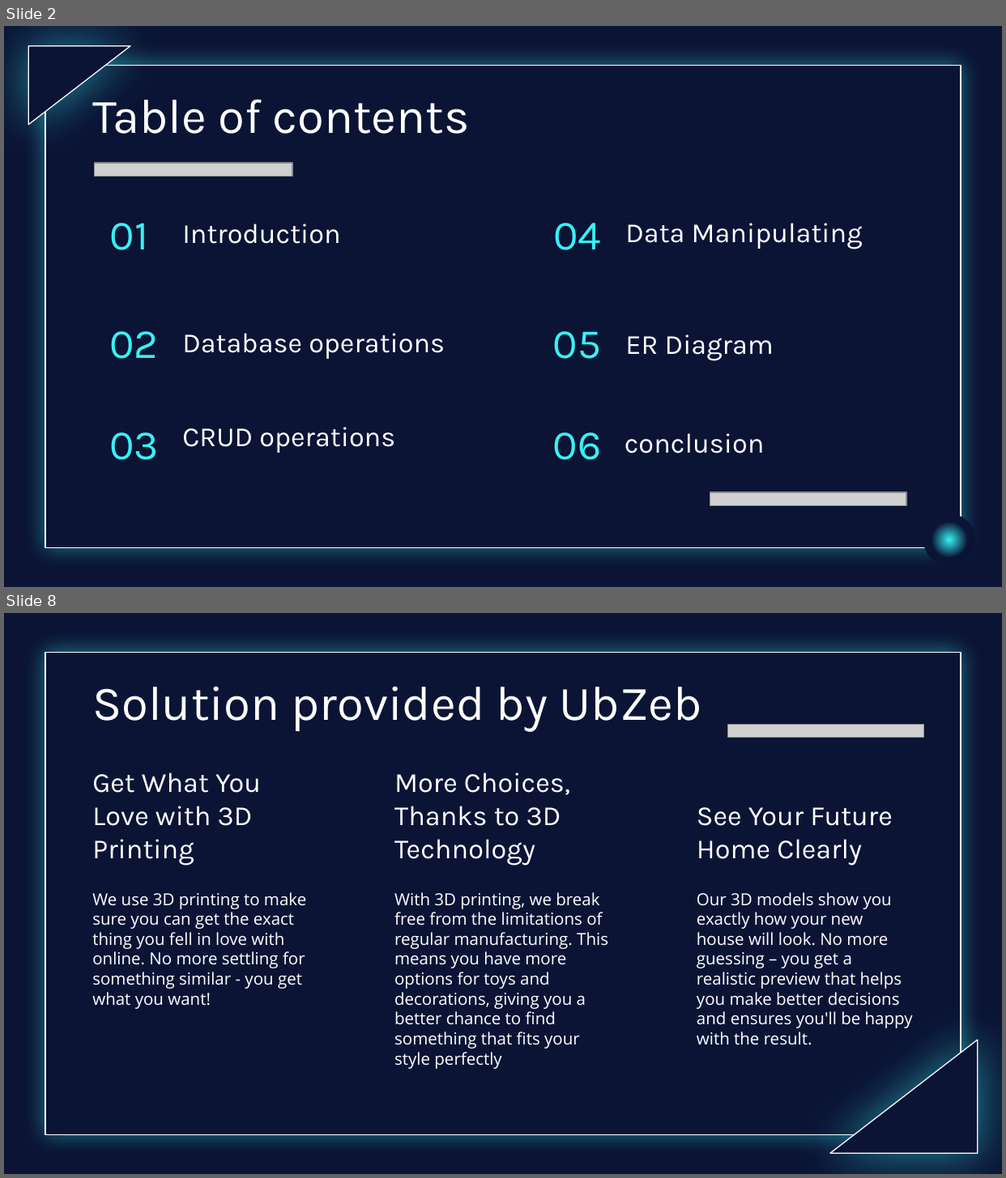
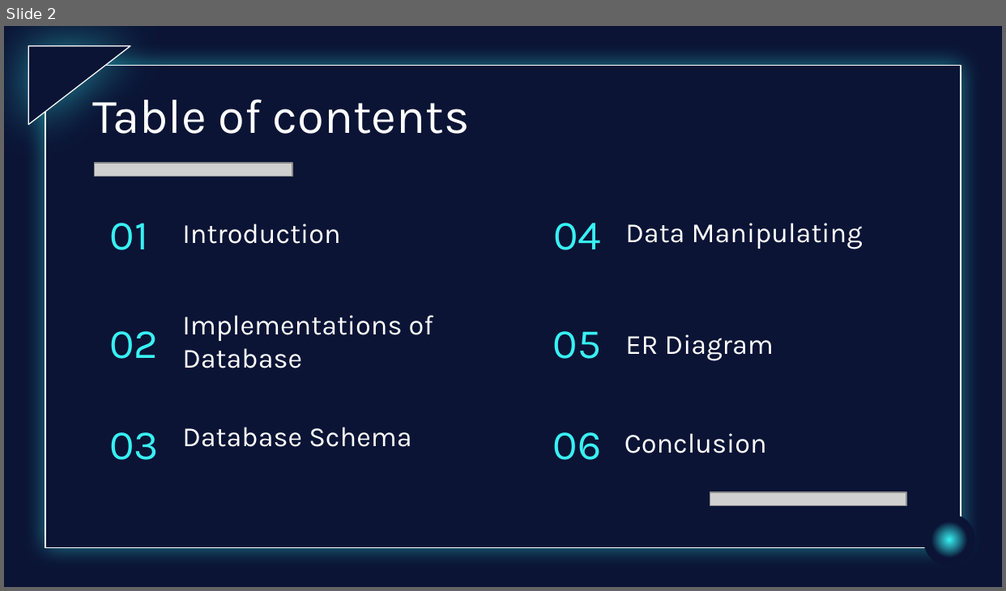
Before and after one commit to UbaidBinWaris/BSCS, a slide deck: BSCS 4B/DB lab/Project/DBMS lab presentation.pptx. Shown one above the other, each under a label of ours: slides 2 and 8 before the commit, slide 2 after it; the slides between them are not shown. The pictures are 1006x1178 and 1006x591 pixels, drawn with LibreOffice and Linux fonts; fonts in the diff are those of the drawing; grey boxes stand for pictures; background and template pictures are left out. Boxes give left, top, right and bottom in pixels: in the first picture for what was removed or moved away, otherwise in the second. Text is boxed around its words. In the diff, an @@ line names an element or a change of style, - is before the commit and + after.

```diff
--- a/BSCS 4B/DB lab/Project/DBMS lab presentation.pptx
+++ b/BSCS 4B/DB lab/Project/DBMS lab presentation.pptx
@@ slide 8 removed at [4, 613, 1002, 1174], background picture (left out); not listed: 1 template element that a slide beside it also shows @@
@@ title removed at [92, 686, 701, 731] @@
-Solution provided by UbZeb
@@ picture removed at [727, 724, 924, 737] @@
@@ subtitle removed at [92, 773, 261, 866] @@
-Get What You Love with 3D Printing
@@ subtitle removed at [394, 773, 570, 866] @@
-More Choices, Thanks to 3D Technology
@@ subtitle removed at [697, 807, 892, 866] @@
-See Your Future Home Clearly
@@ subtitle removed at [92, 892, 306, 1009] @@
-We use 3D printing to make sure you can get the exact thing you fell in love with online. No more settling for something similar - you get what you want!
@@ subtitle removed at [394, 892, 608, 1069] @@
-With 3D printing, we break free from the limitations of regular manufacturing. This means you have more options for toys and decorations, giving you a better chance to find something that fits your style perfectly
@@ subtitle removed at [697, 892, 913, 1046] @@
-Our 3D models show you exactly how your new house will look. No more guessing – you get a realistic preview that helps you make better decisions and ensures you'll be happy with the result.
@@ right triangle removed at [830, 1040, 978, 1154] @@
@@ slide 2 changed as well @@
@@ subtitle at [182, 315, 433, 369]: text changed @@
-Database operations
+Implementations of Database
@@ subtitle at [182, 427, 411, 447]: text changed @@
-CRUD operations
+Database Schema
@@ subtitle at [624, 433, 767, 454]: text changed @@
-conclusion
+Conclusion
```
Also in this commit, not shown: 3 other slides changed, 12 slides added, 11 other slides removed, 3 other files.
